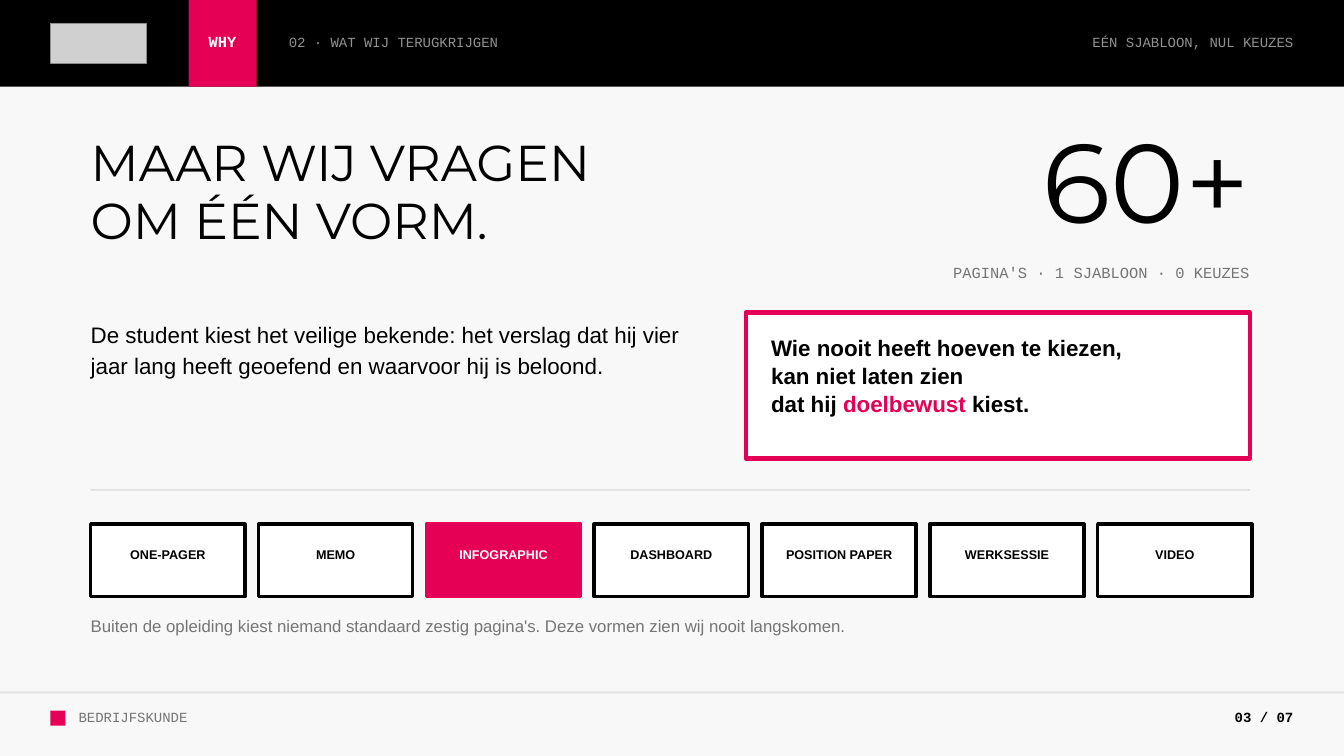
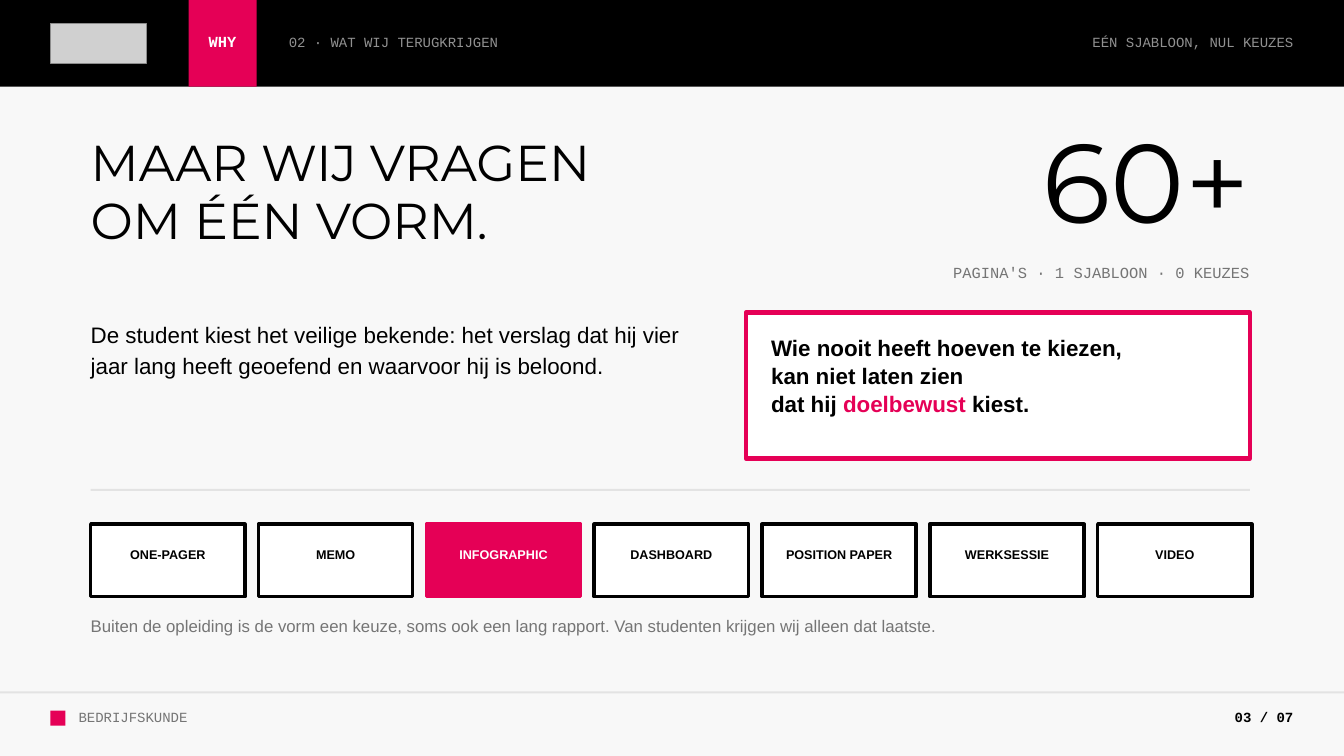
Before and after one commit to hanbedrijfskunde/aod-communicatie-slides, a slide deck: slide 3 of Goed-advies-moet-ook-goed-landen.pptx. Drawn at 1344x756 pixels with LibreOffice and Linux fonts; fonts in the diff are those of the drawing; grey boxes stand for pictures. Boxes give left, top, right and bottom in pixels: in the first picture for what was removed or moved away, otherwise in the second. Text is boxed around its words. In the diff, an @@ line names an element or a change of style, - is before the commit and + after.

```diff
--- a/Goed-advies-moet-ook-goed-landen.pptx
+++ b/Goed-advies-moet-ook-goed-landen.pptx
@@ text at bbox=[91, 620, 936, 636]: text changed @@
-Buiten de opleiding kiest niemand standaard zestig pagina's. Deze vormen zien wij nooit langskomen.
+Buiten de opleiding is de vorm een keuze, soms ook een lang rapport. Van studenten krijgen wij alleen dat laatste.
```
Also in this commit, not shown: 1 other slide changed, 2 other files.
